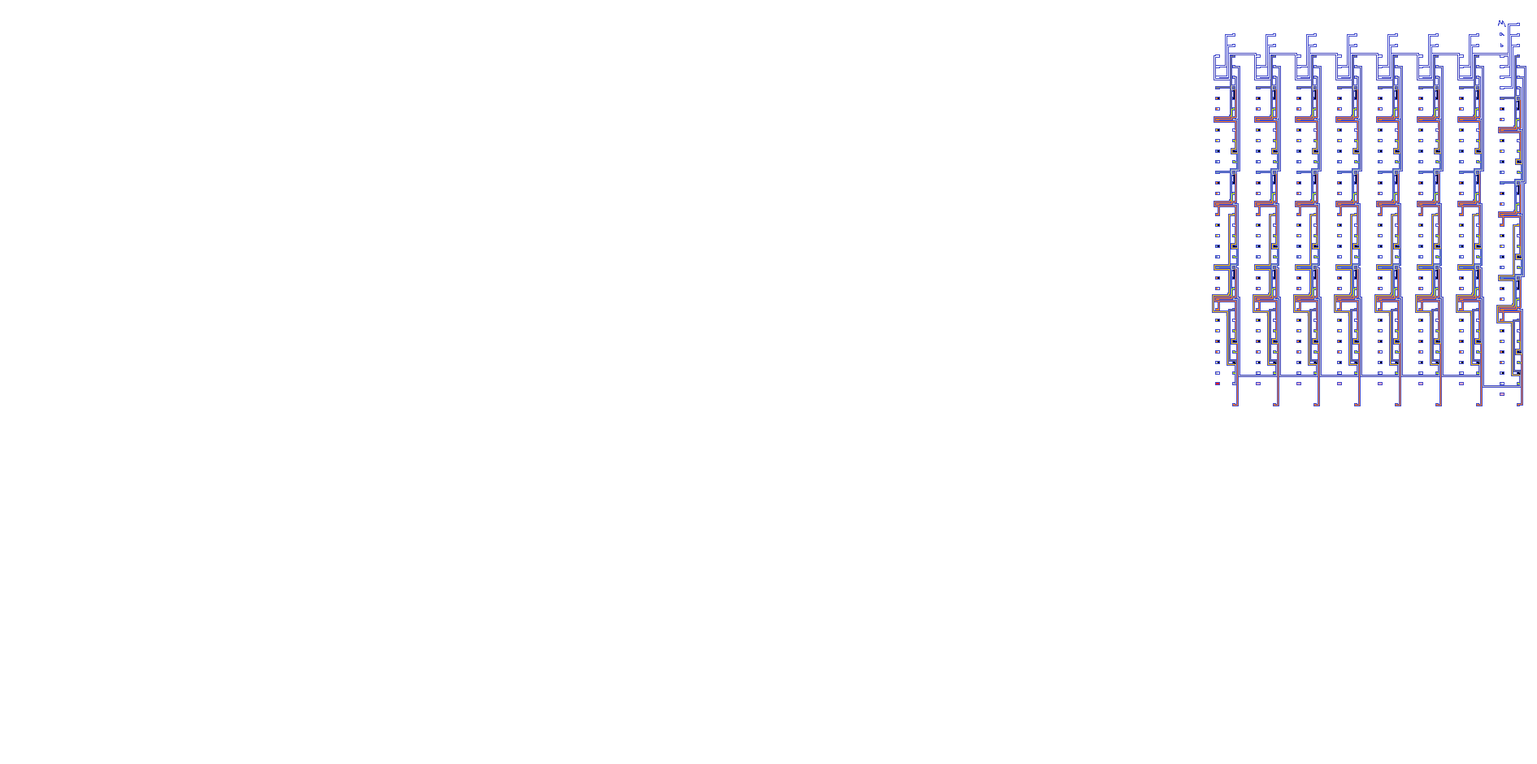
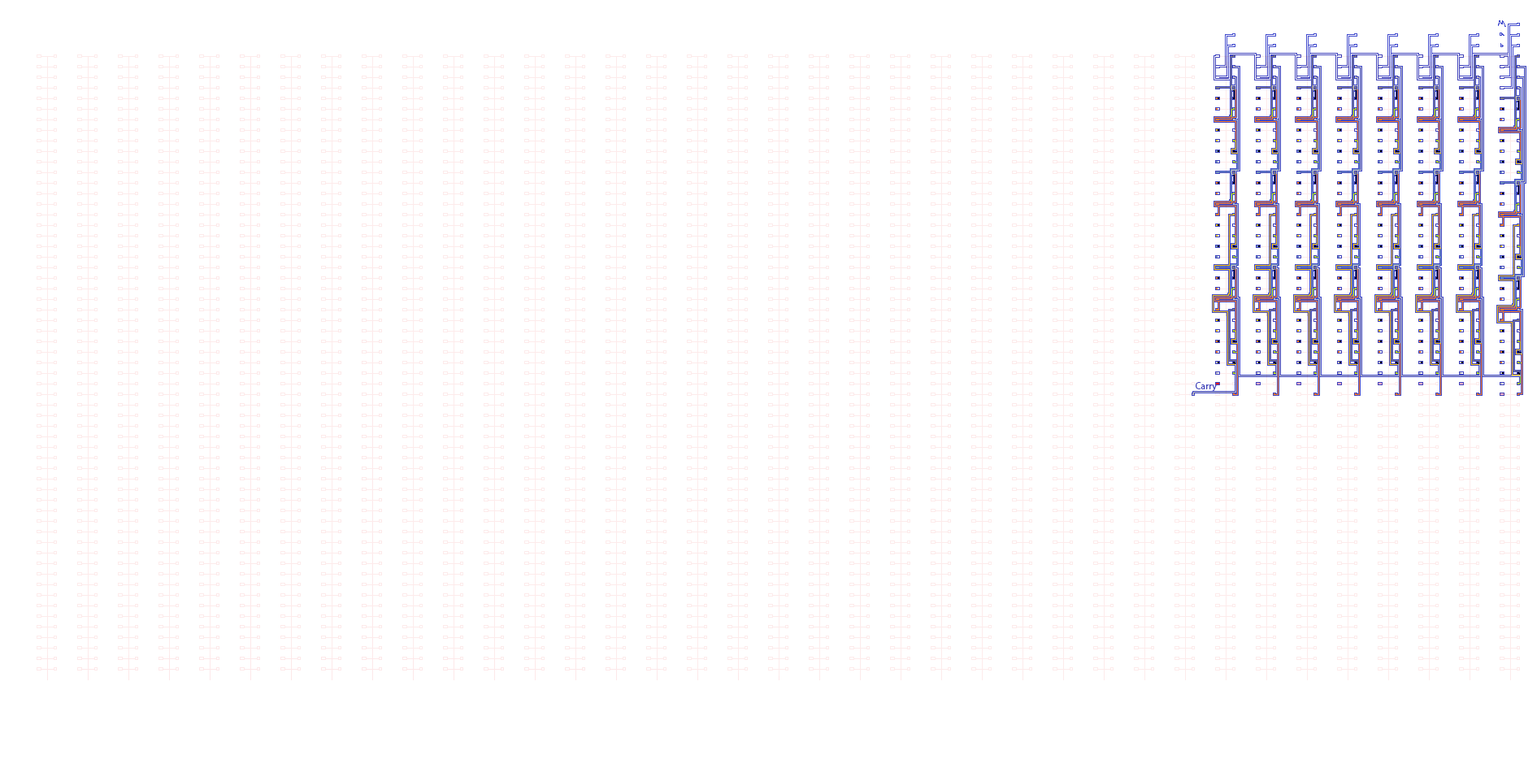
Comparing the layer stacks of the two w=1537, h=764 images. Changes:
showed "Background copy" over (36, 54, 1524, 681)
removed layer "adder_subtractor" over (36, 54, 1524, 681)
painted on "Layer 2" over (1191, 374, 1524, 407)
added layer "Carry" above "Background" over (1195, 381, 1217, 392)
